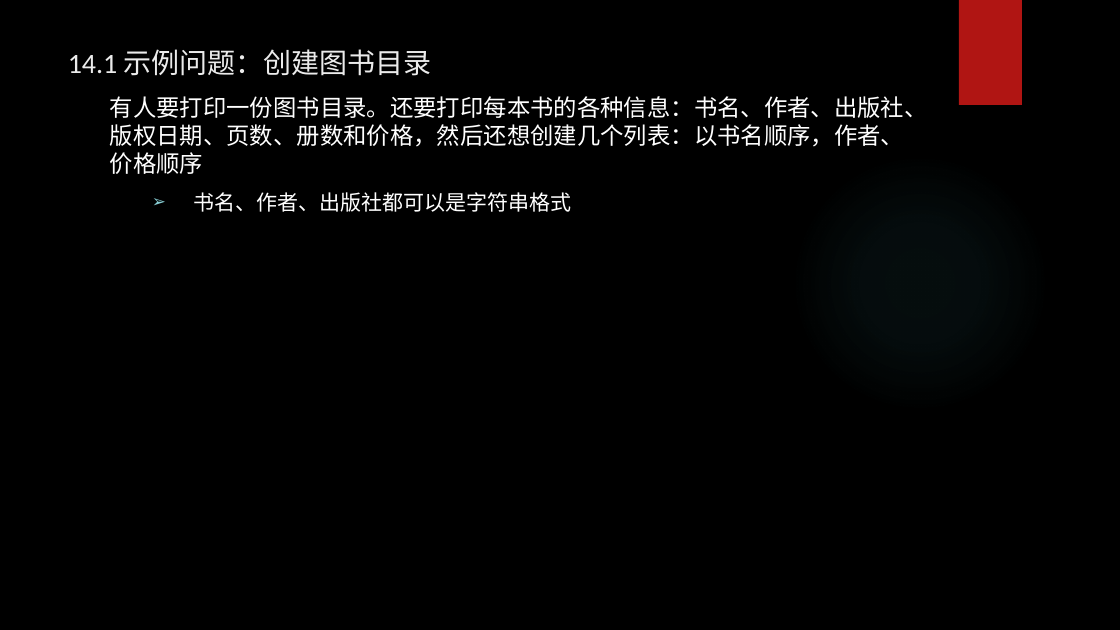
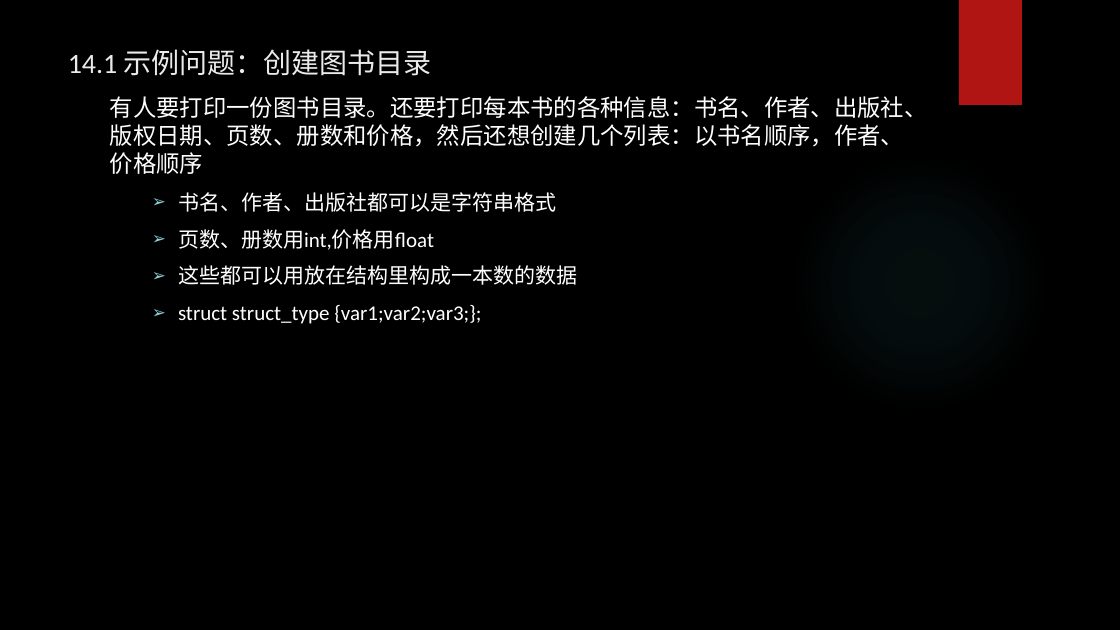
Before and after one commit to tsyin/c_ppt-code, a slide deck: slide 2 of PPT/14 结构和其他数据形式.pptx. Drawn at 1120x630 pixels with LibreOffice and Linux fonts; fonts in the diff are those of the drawing; background and template pictures are left out. Boxes give left, top, right and bottom in pixels: in the first picture for what was removed or moved away, otherwise in the second. Text is boxed around its words. In the diff, an @@ line names an element or a change of style, - is before the commit and + after.

```diff
--- a/PPT/14 结构和其他数据形式.pptx
+++ b/PPT/14 结构和其他数据形式.pptx
@@ text at (178,229,577,324): paragraphs added @@
+  ➢ 页数、册数用int,价格用float
+  ➢ 这些都可以用放在结构里构成一本数的数据
+  ➢ struct struct_type {var1;var2;var3;};
```
Also in this commit, not shown: 7 slides added, 19 other files.
